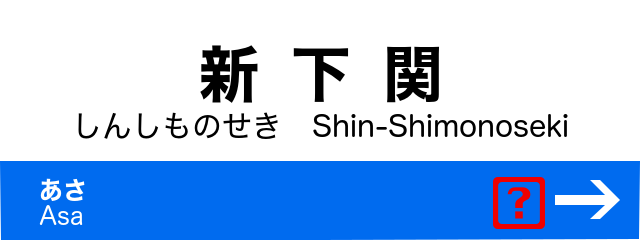
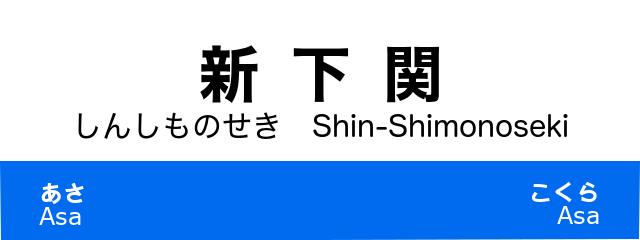
Layer changes from the first 640 x 240 image to the second:
added layer "前駅 #1" above "前駅" over [531, 181, 599, 224]
painted on "前駅" over [39, 178, 85, 225]
hid "❓" over [493, 177, 583, 229]
painted on "レイヤー" over [555, 180, 620, 219]
